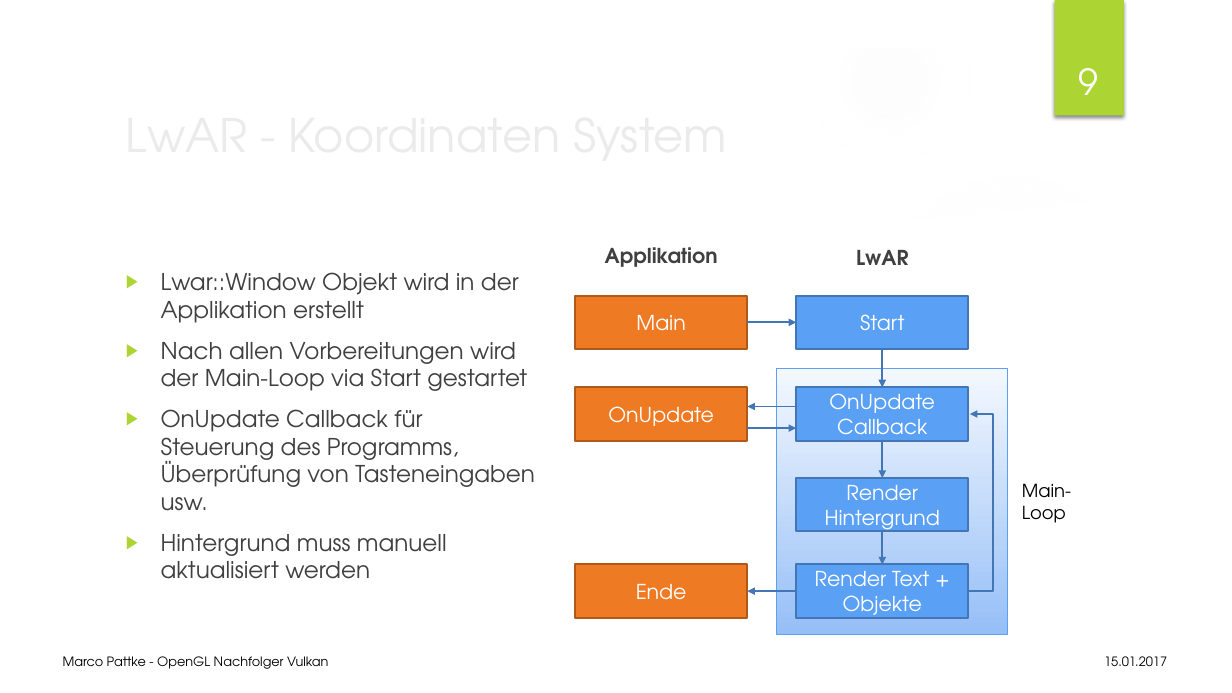
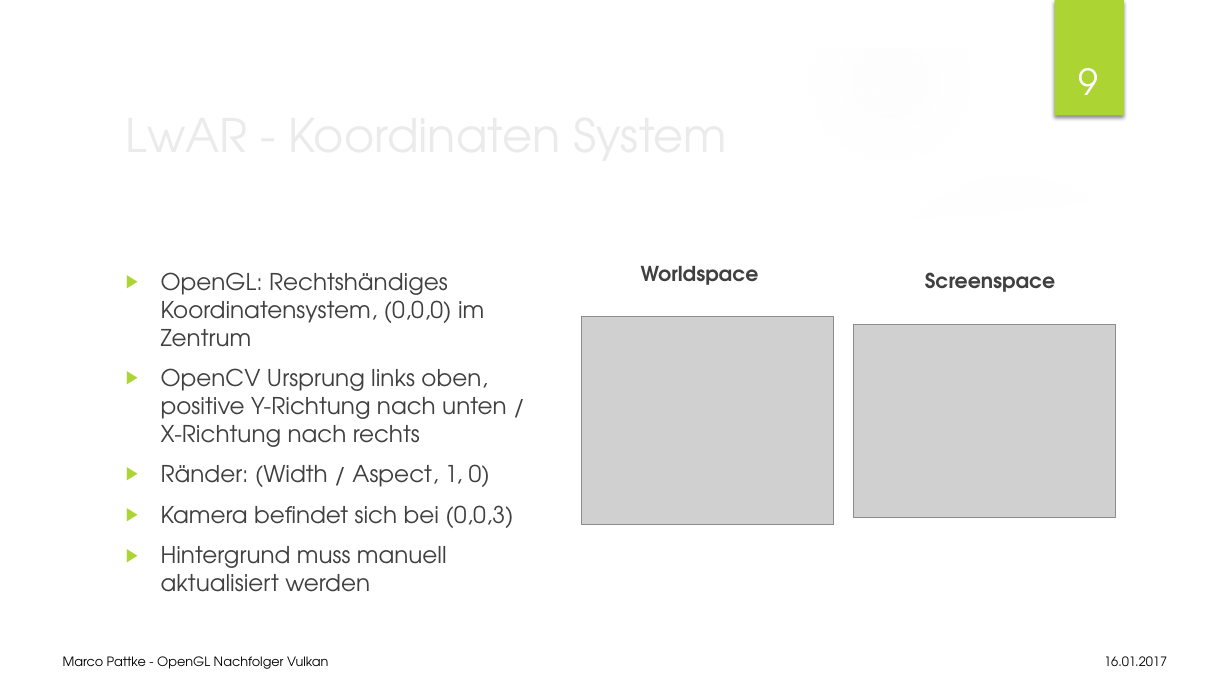
Before and after one commit to JimWest/LwAr, a slide deck: slide 9 of Docu/Präsentation_LwAR.pptx. Drawn at 1232x693 pixels with LibreOffice and Linux fonts; fonts in the diff are those of the drawing; grey boxes stand for pictures; background and template pictures are left out. Boxes give left, top, right and bottom in pixels: in the first picture for what was removed or moved away, otherwise in the second. Text is boxed around its words. In the diff, an @@ line names an element or a change of style, - is before the commit and + after.

```diff
--- a/Docu/Präsentation_LwAR.pptx
+++ b/Docu/Präsentation_LwAR.pptx
@@ text added at [641,266,759,285], 16 pt, text #404040, bold @@
+Worldspace
@@ text at [161,272,513,528]: text changed @@
-▶ Lwar::Window Objekt wird in der Applikation erstellt
-▶ Nach allen Vorbereitungen wird der Main-Loop via Start gestartet
-▶ OnUpdate Callback für Steuerung des Programms, Überprüfung von Tasteneingaben usw.
+▶ OpenGL: Rechtshändiges Koordinatensystem, (0,0,0) im Zentrum
+▶ OpenCV Ursprung links oben, positive Y-Richtung nach unten / X-Richtung nach rechts
+▶ Ränder: (Width / Aspect, 1, 0)
+▶ Kamera befindet sich bei (0,0,3)
@@ text added at [925,272,1056,292], 16 pt, text #404040, bold @@
+Screenspace
@@ picture added at [581,317,834,525] @@
@@ picture added at [854,324,1116,518] @@
@@ group removed at [575,247,1071,635]: 8 rectangles, 7 arrows, 3 texts, 1 elbow arrow @@
-Main
-Start
-OnUpdate Callback
-Render Hintergrund
-Render Text + Objekte
-Ende
-Applikation
-LwAR
-Main-Loop
-OnUpdate
@@ text at [1104,656,1167,666]: text changed @@
-15.01.2017
+16.01.2017
```
Also in this commit, not shown: 17 other slides changed.
